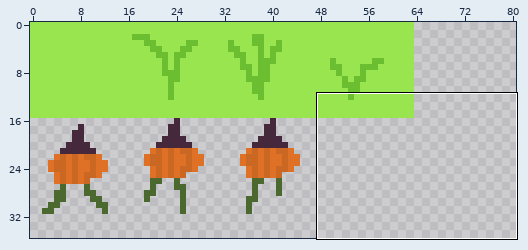
File history of a sprite sheet, public/media/tiles.png. Above: a wide view before the commit, with the close-up outlined.
Close-up. The starting point:
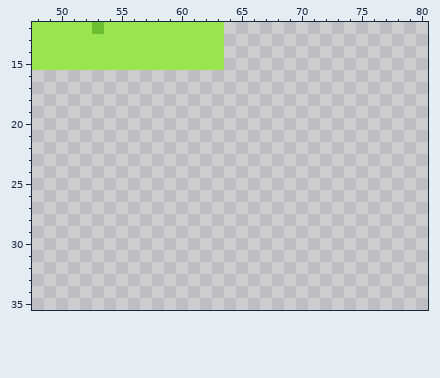
The file is 128x128 pixels. Shown: x 48..80, y 12..35. The wide view leaves out empty margins.
After the commit:
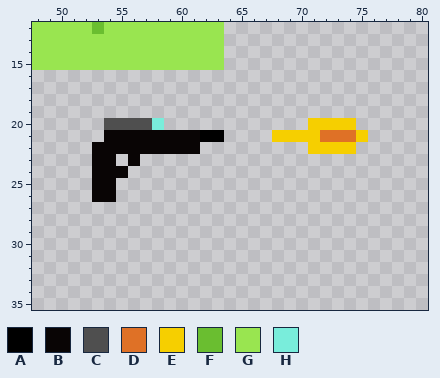
Palette (. is transparent): A #000000  B #090505  C #4f4f4f  D #df7126  E #f6cf00  F #6abe30  G #99e550  H #79eddb
The edit:
{"y":20,"x":54,"old":".....","new":"CCCCH"}
{"y":20,"x":71,"old":"....","new":"EEEE"}
{"y":21,"x":54,"old":"..........","new":"BBBBBBBBAA"}
{"y":21,"x":68,"old":"........","new":"EEEEDDDE"}
{"y":22,"x":53,"old":".........","new":"BBBBBBBBB"}
{"y":22,"x":71,"old":"....","new":"EEEE"}
{"y":23,"x":53,"old":"..","new":"BB"}
{"y":23,"x":56,"old":".","new":"B"}
{"y":24,"x":53,"old":"...","new":"BBB"}
{"y":25,"x":53,"old":"..","new":"BB"}
{"y":26,"x":53,"old":"..","new":"BB"}
{"label":"added","picture_box":[92,118,368,202]}
